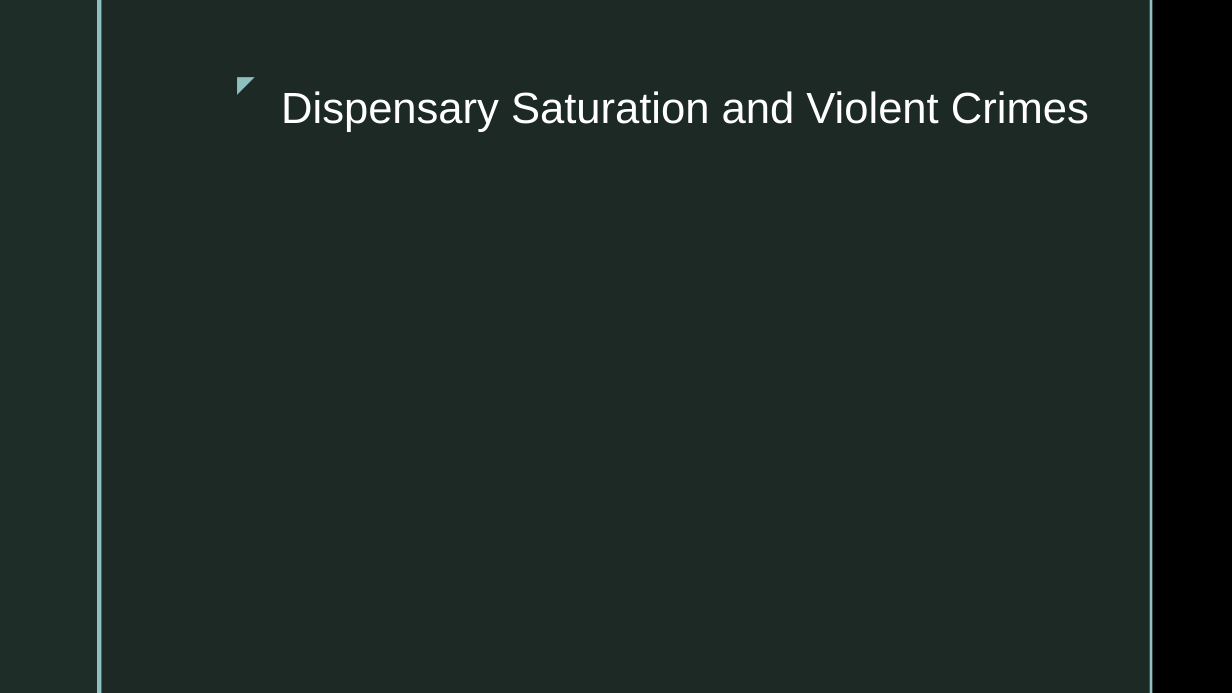
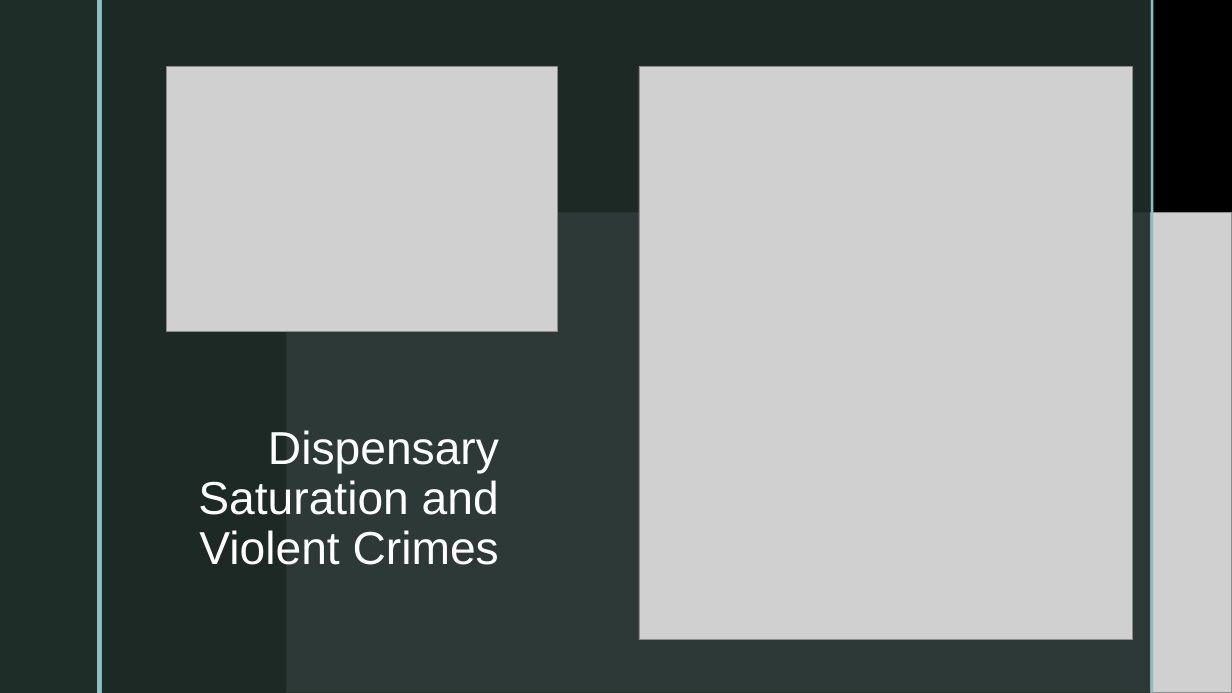
Before and after one commit to zapatos24/Mod_3_Final_Project, a slide deck: slide 6 of presentation_mod_3.pptx. Drawn at 1232x693 pixels with LibreOffice and Linux fonts; fonts in the diff are those of the drawing; grey boxes stand for pictures; background and template pictures are left out. Boxes give left, top, right and bottom in pixels: in the first picture for what was removed or moved away, otherwise in the second. Text is boxed around its words. In the diff, an @@ line names an element or a change of style, - is before the commit and + after.

```diff
--- a/presentation_mod_3.pptx
+++ b/presentation_mod_3.pptx
@@ rectangle added at (0, 0, 1232, 693), fill #000000 @@
@@ rectangle added at (102, 0, 904, 693), fill #1F2D29 at 92% opacity @@
@@ rectangle added at (102, 0, 1151, 693), fill #1F2D29 at 92% opacity @@
@@ rectangle added at (904, 0, 907, 693), fill #8EC0C1 @@
@@ rectangle added at (1151, 0, 1153, 693), fill #8EC0C1 @@
@@ picture added at (166, 67, 557, 331) @@
@@ text removed at (222, 65, 263, 102) @@
-◤
@@ picture added at (640, 67, 1133, 640) @@
@@ picture added at (287, 213, 1232, 693) @@
@@ title "Dispensary Saturation and Violent Crimes": place and size @@
-title "Dispensary Saturation and Violent Crimes" at (281, 91, 1089, 132)
+title "Dispensary Saturation and Violent Crimes" at (198, 430, 499, 565)
@@ title "Dispensary Saturation and Violent Crimes" at (198, 430, 499, 565): size 34 to 36 pt @@
```
Also in this commit, not shown: 2 other slides changed, 1 slide added, 2 other files.
